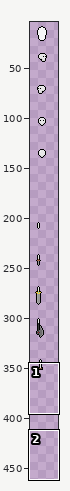
Two versions of one sprite sheet, assets/bodyParts2.png. The picture above shows the old version from afar; the outline marks the close-up.
Close-up. Before the commit:
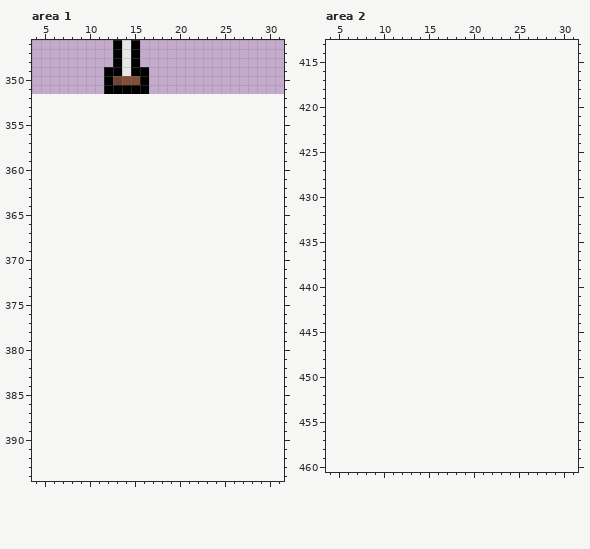
The file is 32x352 pixels. Shown: area 1: x 4..31, y 346..394; area 2: x 4..31, y 413..460. The old version is drawn lined up with the new one, on the new canvas. The wide view leaves out empty margins.
After the commit:
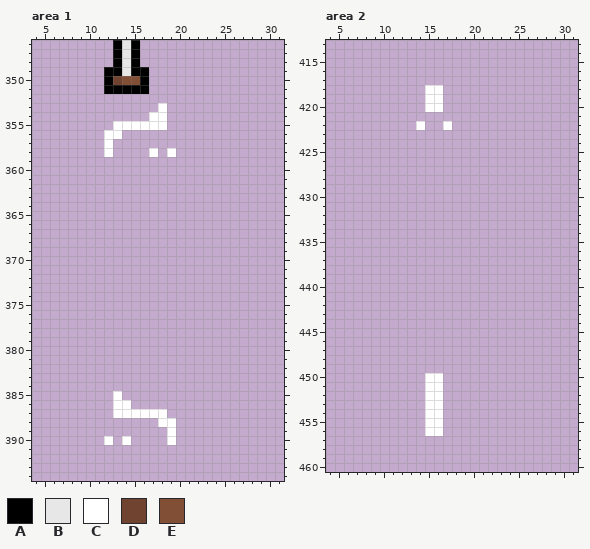
Palette (. is transparent): A #000000  B #e7e7e7  C #ffffff  D #6f432f  E #814e36
Change:
canvas 32x352 -> 32x480
Changed rows in their new state; - is an unchanged pixel.
Area 1:
first column x 12:
353 ------C-
354 -----CC-
355 -CCCCCC-
356 CC------
357 C-------
358 C----C-C
first column x 12:
385 -C------
386 -CC-----
387 -CCCCCC-
388 ------CC
389 -------C
390 C-C----C
Area 2:
first column x 14:
418 -CC-
419 -CC-
420 -CC-
422 C--C
first column x 15:
450 CC
451 CC
452 CC
453 CC
454 CC
455 CC
456 CC
Changed places in both close-ups, as pixel boxes (x1, y1, x2, y2):
added: (104, 103, 176, 157)
added: (104, 391, 176, 445)
added: (416, 85, 452, 130)
added: (425, 373, 443, 436)
